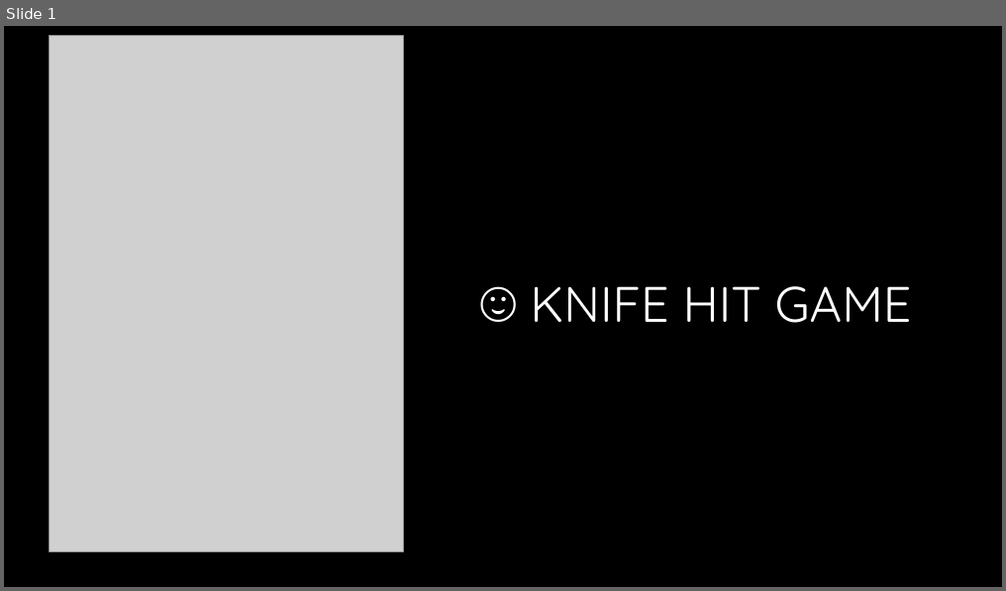
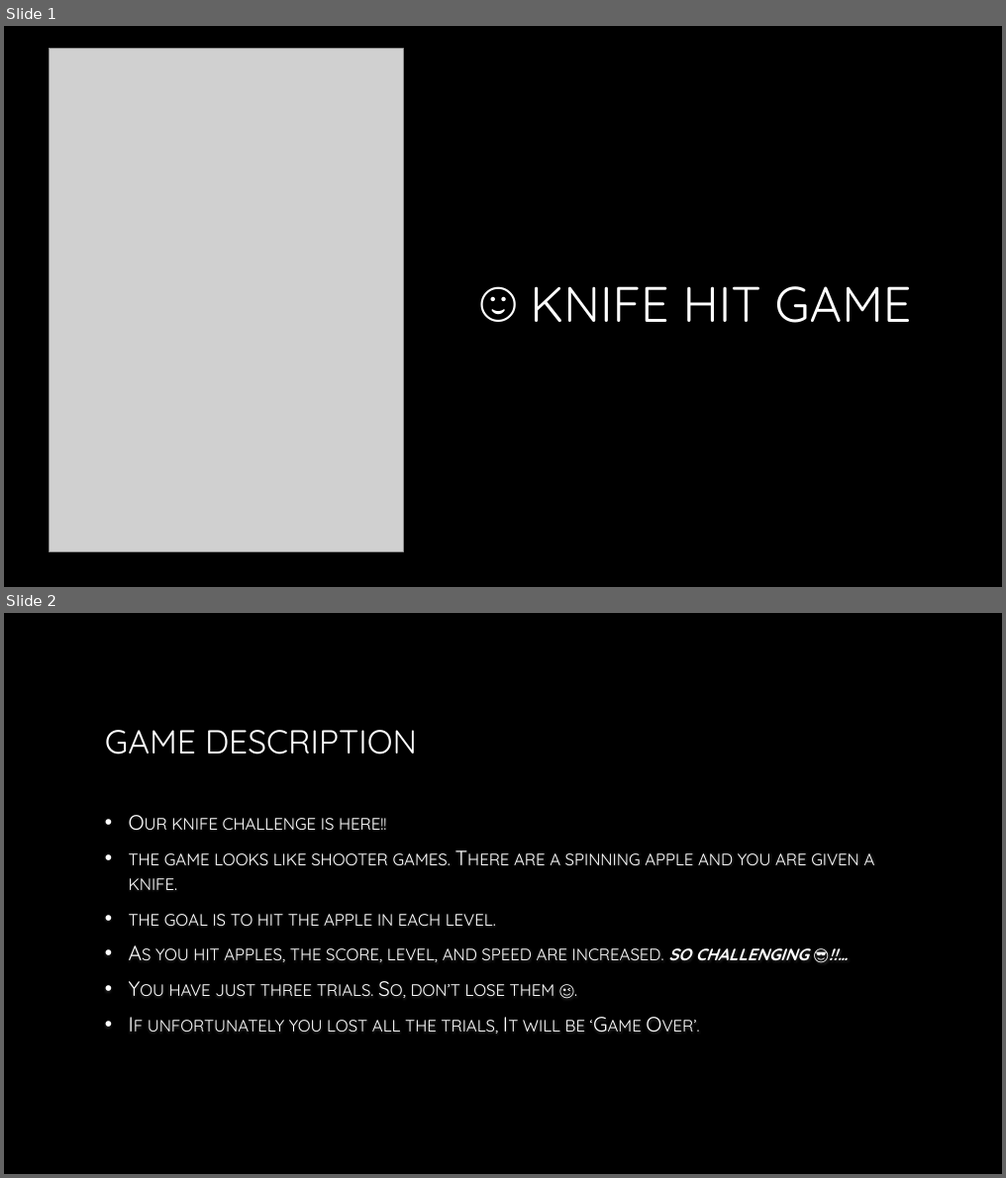
Before and after one commit to elshimaafoli/knifeHit_sfml, a slide deck: KnifeHit.pptx. Shown one above the other, each under a label of ours: slide 1 before the commit, slides 1 and 2 after it. The pictures are 1006x591 and 1006x1178 pixels, drawn with LibreOffice and Linux fonts; fonts in the diff are those of the drawing; grey boxes stand for pictures; background and template pictures are left out. Boxes give left, top, right and bottom in pixels: in the first picture for what was removed or moved away, otherwise in the second. Text is boxed around its words. In the diff, an @@ line names an element or a change of style, - is before the commit and + after.

```diff
--- a/KnifeHit.pptx
+++ b/KnifeHit.pptx
@@ slide 2 added at bbox=[4, 613, 1002, 1174], background picture (left out) @@
@@ title added at bbox=[105, 730, 417, 755], 32 pt, text gradient #FFFFFF to #A6A6A6 @@
+GAME DESCRIPTION
@@ text added at bbox=[129, 818, 875, 1034], 20 pt, text gradient #FFFFFF to #BFBFBF, small capitals @@
+• Our knife challenge is here!!
+• the game looks like shooter games. There are a spinning apple and you are given a knife.
+• the goal is to hit the apple in each level.
+• As you hit apples, the score, level, and speed are increased. so challenging 😎!!…
+• You have just three trials. So, don’t lose them 😉.
+• If unfortunately you lost all the trials, It will be ‘Game Over’.
@@ slide 1 changed as well @@
@@ picture: place and size @@
-picture at bbox=[49, 35, 403, 552]
+picture at bbox=[49, 48, 403, 552]
```
Also in this commit, not shown: 1 other slide changed, 1 other slide added, 9 other files.
